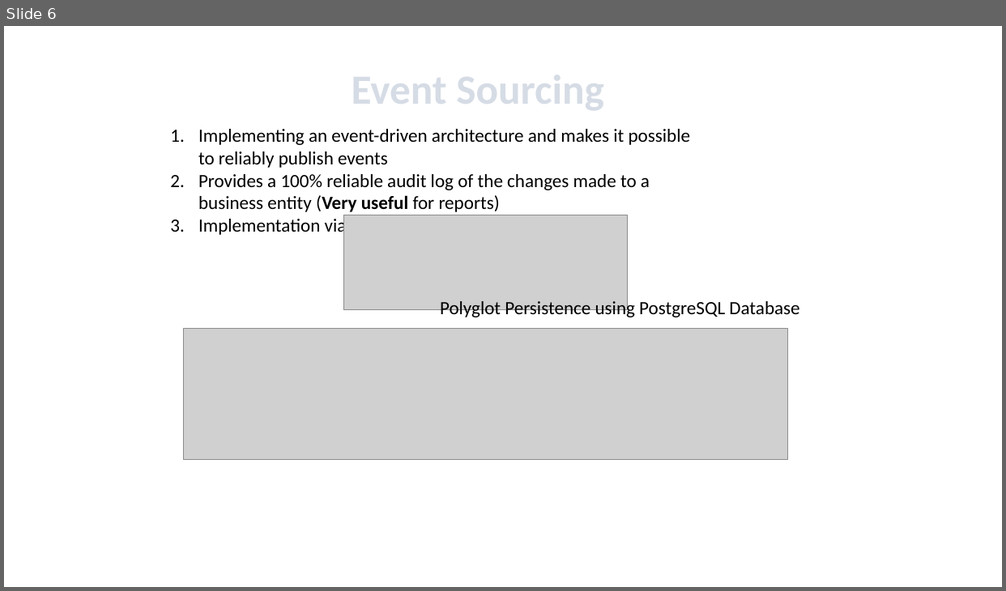
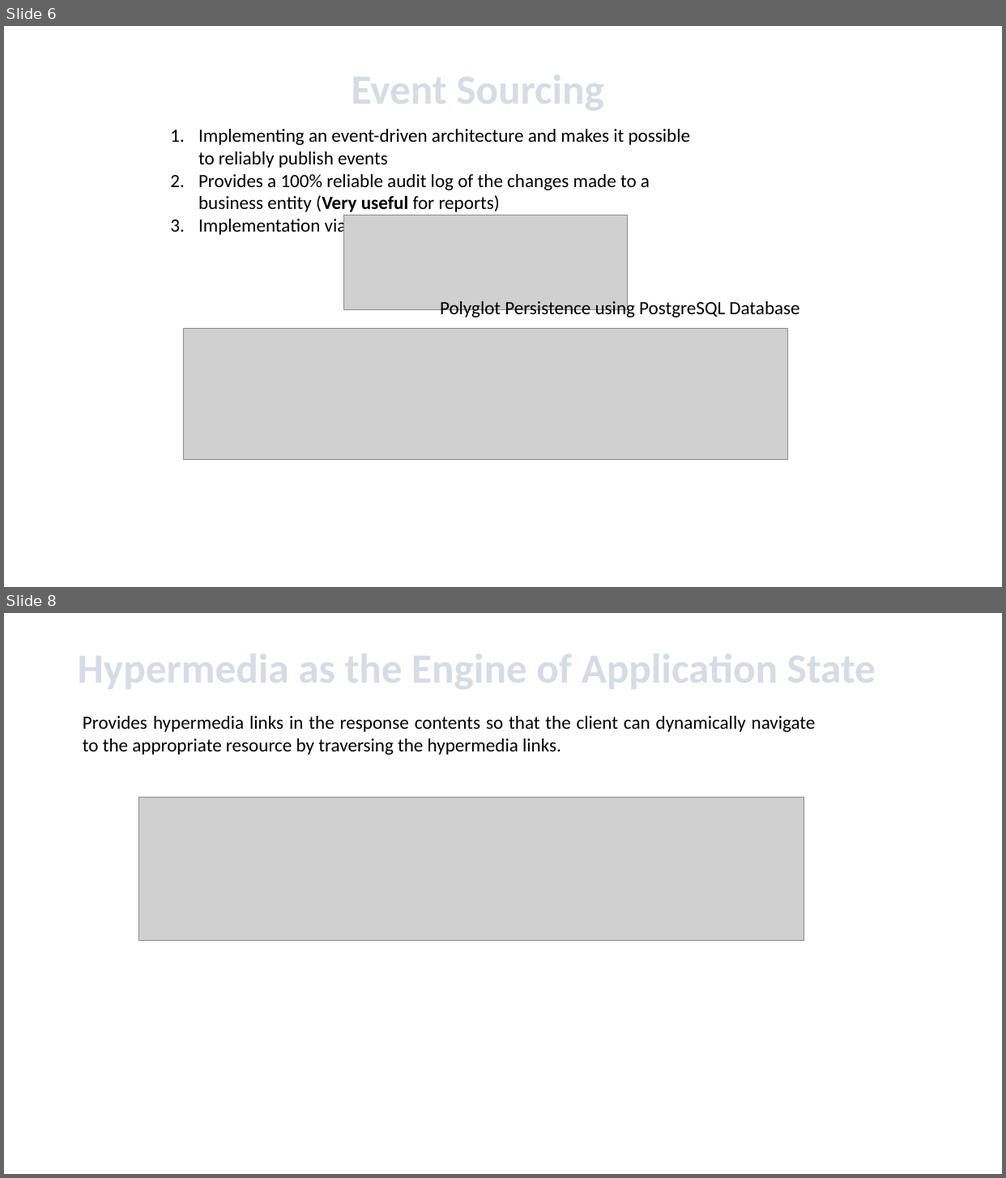
Before and after one commit to rossburnette/AspReactDddCqrsEventSourcingHateoas, a slide deck: resources/architecture.pptx. Shown one above the other, each under a label of ours: slide 6 before the commit, slides 6 and 8 after it; the slides between them are not shown. The pictures are 1006x591 and 1006x1178 pixels, drawn with LibreOffice and Linux fonts; fonts in the diff are those of the drawing; grey boxes stand for pictures; background and template pictures are left out. Boxes give left, top, right and bottom in pixels: in the first picture for what was removed or moved away, otherwise in the second. Text is boxed around its words. In the diff, an @@ line names an element or a change of style, - is before the commit and + after.

```diff
--- a/resources/architecture.pptx
+++ b/resources/architecture.pptx
@@ slide 8 added at (4,613,1002,1174), background picture (left out) @@
@@ text added at (78,653,876,689), 40 pt, text pattern #44546A on #D6DCE5, bold @@
+Hypermedia as the Engine of Application State
@@ text added at (83,716,816,755), 18 pt, text #000000 @@
+Provides hypermedia links in the response contents so that the client can dynamically navigate to the appropriate resource by traversing the hypermedia links.
@@ picture added at (138,797,804,941) @@
```
Also in this commit, not shown: 2 slides changed.
